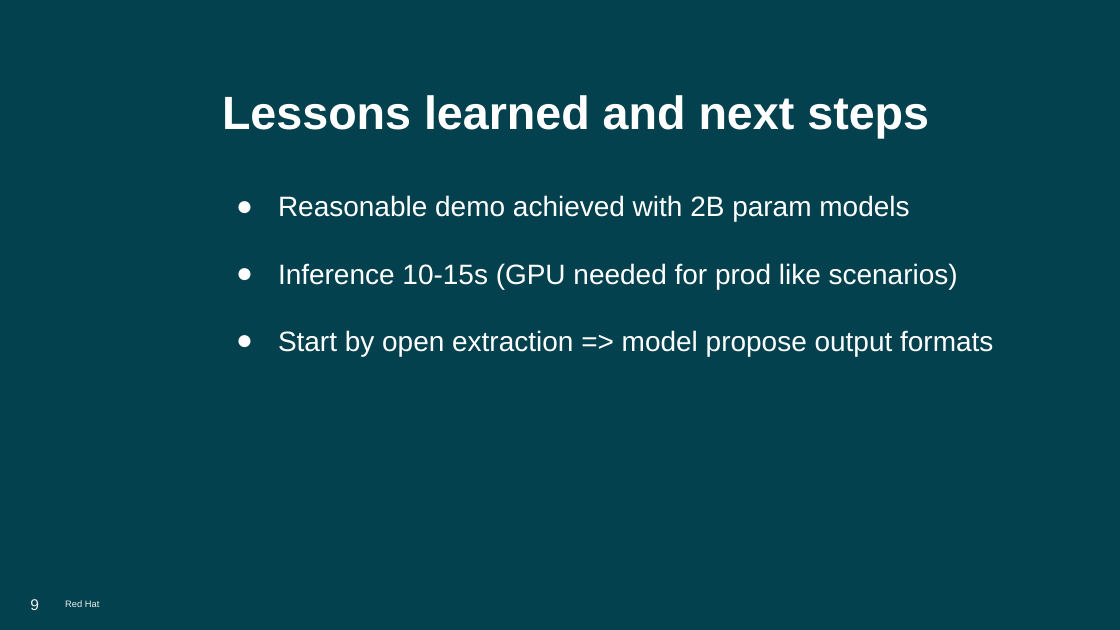
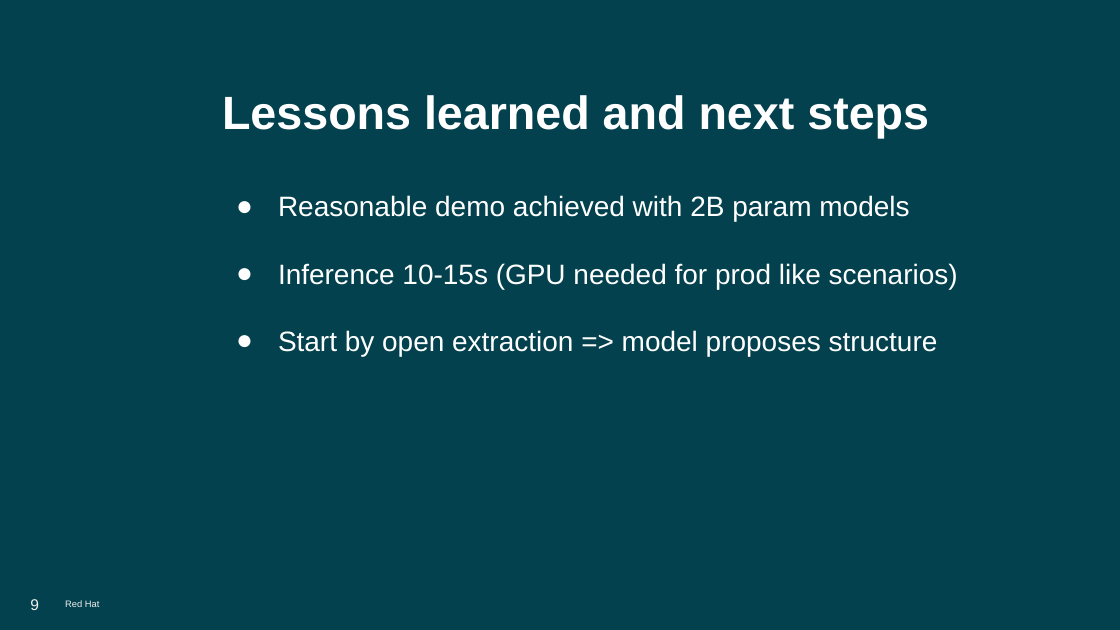
Before and after one commit to aldettinger/javazone-2025, a slide deck: slide 9 of JavaZone 2025.odp. Drawn at 1120x630 pixels with LibreOffice and Linux fonts; fonts in the diff are those of the drawing; background and template pictures are left out. Boxes give left, top, right and bottom in pixels: in the first picture for what was removed or moved away, otherwise in the second. Text is boxed around its words. In the diff, an @@ line names an element or a change of style, - is before the commit and + after.

```diff
--- a/JavaZone 2025.odp
+++ b/JavaZone 2025.odp
@@ text at bbox=[278, 330, 938, 356]: text changed @@
-● Start by open extraction => model propose output formats
+● Start by open extraction => model proposes structure
```
Also in this commit, not shown: 6 other slides changed, 1 other file.
